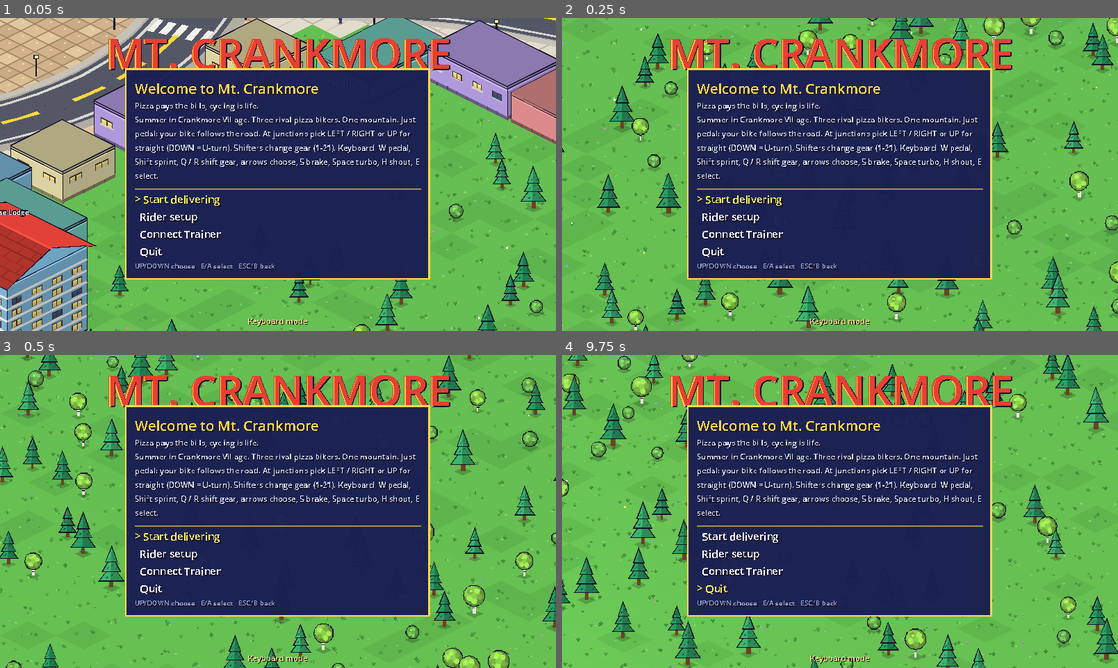
Above: before the commit, frames 1-4 (two rows, left to right).
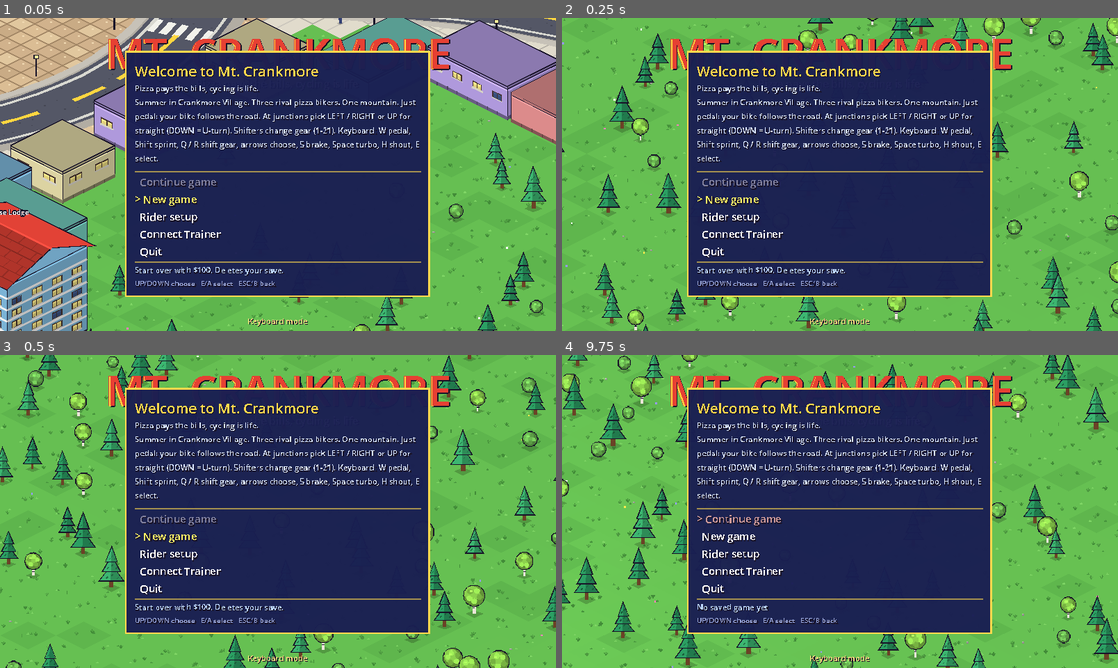
Above: after the commit, the same moments.

Repository: hermeslohin/mt-crankmore
Game: Godot game, scene res://scenes/main.tscn
Two runs of this game, one before a commit and one after it. Both use one fixed random seed, a clock stepped at 60 frames per second and the inputs below.
Inputs:
- Up to frame 1 (0.05 s): no input
- Up to frame 2 (0.25 s): no input
- Up to frame 3 (0.5 s): no input
- Up to frame 4 (9.75 s): tap Enter at 0.5, 5.85 s; hold D (steer_right) 0.53-1.28 s; hold W (pedal) 0.53-1.28 s; tap Shift (sprint) at 0.8, 1.35, 6.8, 7.35 s; hold Escape (act_back) 1.28-2.03 s; tap W (pedal) at 1.55, 3.05, 4.35, 6.05, 7.55, 9.05 s; hold D (steer_right) 2.03-2.78 s; hold Shift (sprint) 2.03-2.78 s; tap E (act_select) at 2.1, 8.1 s; hold Up (act_up) 2.78-3.53 s; tap Space (boost) at 2.85, 8.85 s; hold Shift (sprint) 3.53-4.28 s; hold A (steer_left) 3.53-5.03 s; tap H (honk) at 3.6, 9.6 s; hold Escape (act_back) 5.03-5.78 s; hold Shift (sprint) 5.03-5.78 s; hold D (steer_right) 5.78-6.53 s; hold Up (act_up) 6.53-7.28 s; hold W (pedal) 6.53-7.28 s; hold D (steer_right) 7.28-8.03 s; hold Escape (act_back) 8.03-8.78 s; hold Shift (sprint) 8.03-8.78 s; hold A (steer_left) 8.78-9.53 s; hold Up (act_up) from 9.53 s (still down); hold Shift (sprint) from 9.53 s (still down)

The runs differ from the first frame. In frame 1, 14% of the frame differs, in the area x 22-78%, y 10-90%; in frame 2, 14%; in frame 3, 14%; in frame 4, 14%.

Commit message:
Title menu: Continue game / New game (new game deletes the save and starts with $100)
Co-Authored-By: Claude Sonnet 5.5 <noreply@anthropic.com>

Diff:
--- a/scripts/game.gd
+++ b/scripts/game.gd
@@ -38,7 +38,8 @@
 ## Extra rolling resistance on Mt. Crankmore gravel, scaled by each bike's "gravel" factor.
 const GRAVEL_EXTRA_CRR := 0.014
 
-var money := 150
+const START_MONEY := 100
+var money := START_MONEY
 var owned: Array = [0]
 var hp := {0: 60.0}
 var equipped := 0
@@ -202,6 +203,22 @@
 
 
 # ---- save --------------------------------------------------------------
+
+func has_save() -> bool:
+	return FileAccess.file_exists(SAVE_PATH)
+
+
+## Wipes the save and resets progress (money, garage, stats). Rider settings (FTP, weight, rivals) are kept.
+func new_game() -> void:
+	DirAccess.remove_absolute(ProjectSettings.globalize_path(SAVE_PATH))
+	money = START_MONEY
+	owned = [0]
+	hp = {0: bikes[0]["hp"]}
+	equipped = 0
+	deliveries = 0
+	race_wins = 0
+	money_changed.emit()
+
 
 func save_game() -> void:
 	var f := FileAccess.open(SAVE_PATH, FileAccess.WRITE)
--- a/scripts/main.gd
+++ b/scripts/main.gd
@@ -163,13 +163,18 @@
 	hud.open_menu(func():
 		return {"title": "Welcome to Mt. Crankmore", "sub": "%s.\nSummer in Crankmore Village. %s. One mountain. Just pedal:  …(270 unchanged characters)…
 			"items": [
-				{"label": "Start delivering", "fn": _start_or_setup},
+				{"label": "Continue game", "fn": _start_or_setup, "enabled": Game.has_save(),
+					"detail": "$%d  |  %d deliveries" % [Game.money, Game.deliveries] if Game.has_save() else "No saved game yet"},
+				{"label": "New game", "fn": _new_game, "detail": "Start over with $%d. Deletes your save." % Game.START_MONEY},
 				{"label": "Rider setup", "fn": _open_setup.bind(_show_title),
 					"detail": "FTP %d W  |  %s  |  %.1f W/kg  |  %s  |  %d rival%s" % [int(Game.ftp), Game.weight_text(), Game.wkg(),
 						Game.DIFFICULTIES[Game.difficulty]["label"], Game.rival_count, "" if Game.rival_count == 1 else "s"]},
 				{"label": "Connect Trainer", "fn": _open_trainer_menu, "detail": Trainer.status_text()},
 				{"label": "Quit", "fn": get_tree().quit},
 			], "live": true}, true)
+	if not Game.has_save():
+		hud.menu_index = 1  # nothing to continue: start on "New game"
+		hud._rebuild_menu()
 
 
 # ---- Trainer connection screen -------------------------------------------
@@ -262,6 +267,11 @@
 
 
 ## First ride: ask for FTP / weight / difficulty before heading out.
+func _new_game() -> void:
+	Game.new_game()
+	_start_or_setup()
+
+
 func _start_or_setup() -> void:
 	if Game.setup_done:
 		_start_game()
